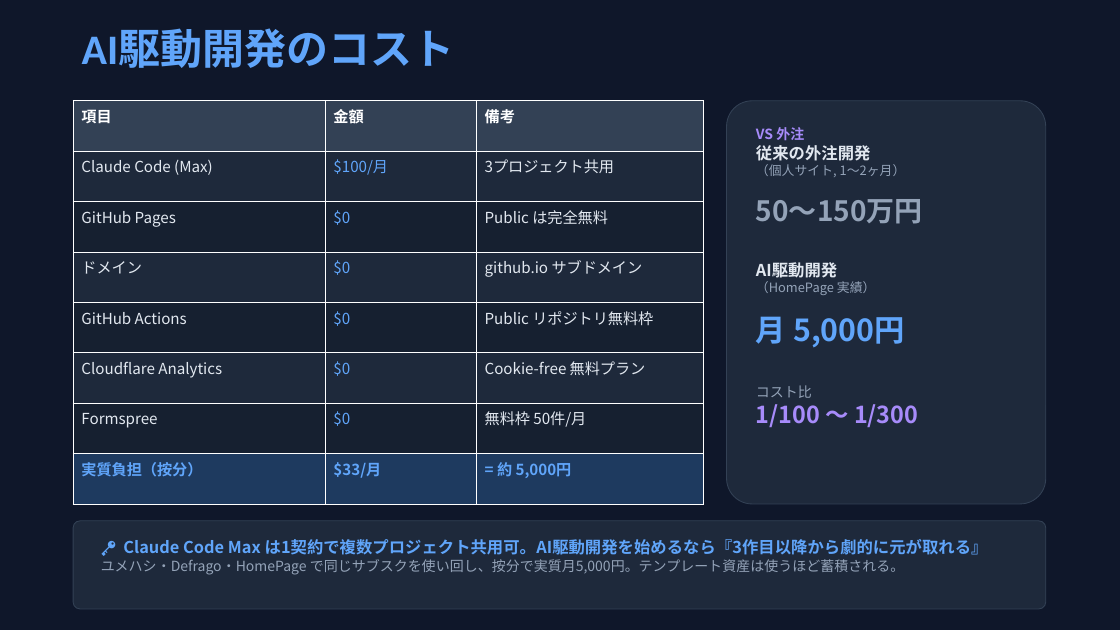
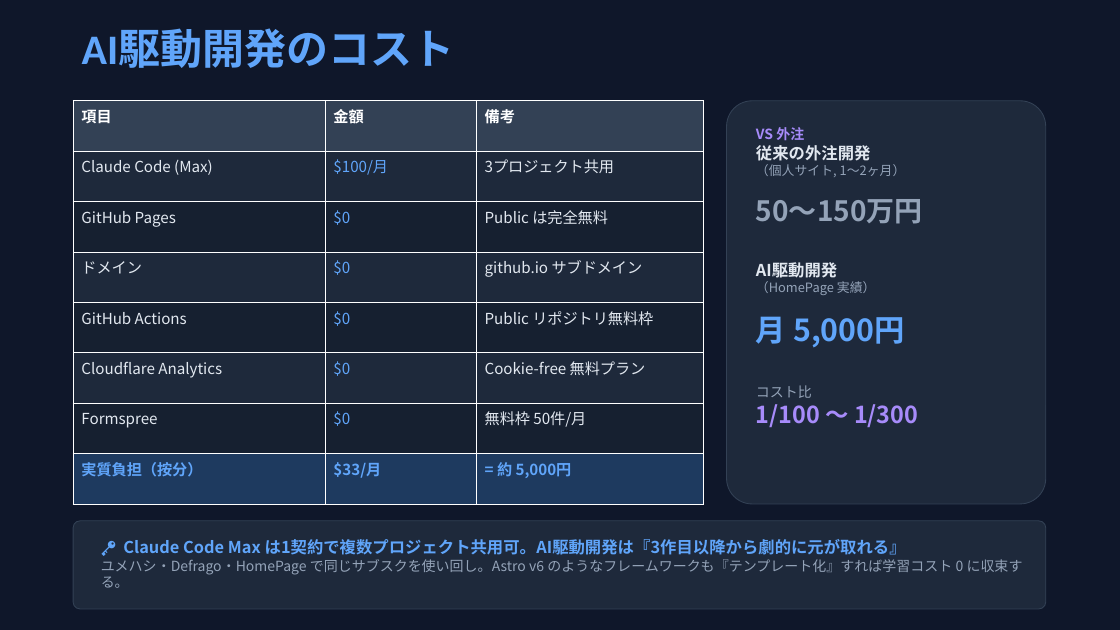
Before and after one commit to teppei19980914/HomePage, a slide deck: slide 7 of docs/PR/LT/HomePage_開発者用.pptx. Drawn at 1120x630 pixels with LibreOffice and Linux fonts; fonts in the diff are those of the drawing. Boxes give left, top, right and bottom in pixels: in the first picture for what was removed or moved away, otherwise in the second. Text is boxed around its words. In the diff, an @@ line names an element or a change of style, - is before the commit and + after.

```diff
--- a/docs/PR/LT/HomePage_開発者用.pptx
+++ b/docs/PR/LT/HomePage_開発者用.pptx
@@ text at bbox=[101, 539, 1023, 588]: text changed @@
-🔑 Claude Code Max は1契約で複数プロジェクト共用可。AI駆動開発を始めるなら『3作目以降から劇的に元が取れる』
-ユメハシ・Defrago・HomePage で同じサブスクを使い回し、按分で実質月5,000円。テンプレート資産は使うほど蓄積される。
+🔑 Claude Code Max は1契約で複数プロジェクト共用可。AI駆動開発は『3作目以降から劇的に元が取れる』
+ユメハシ・Defrago・HomePage で同じサブスクを使い回し。Astro v6 のようなフレームワークも『テンプレート化』すれば学習コスト 0 に収束する。
```
Also in this commit, not shown: 7 other slides changed.
